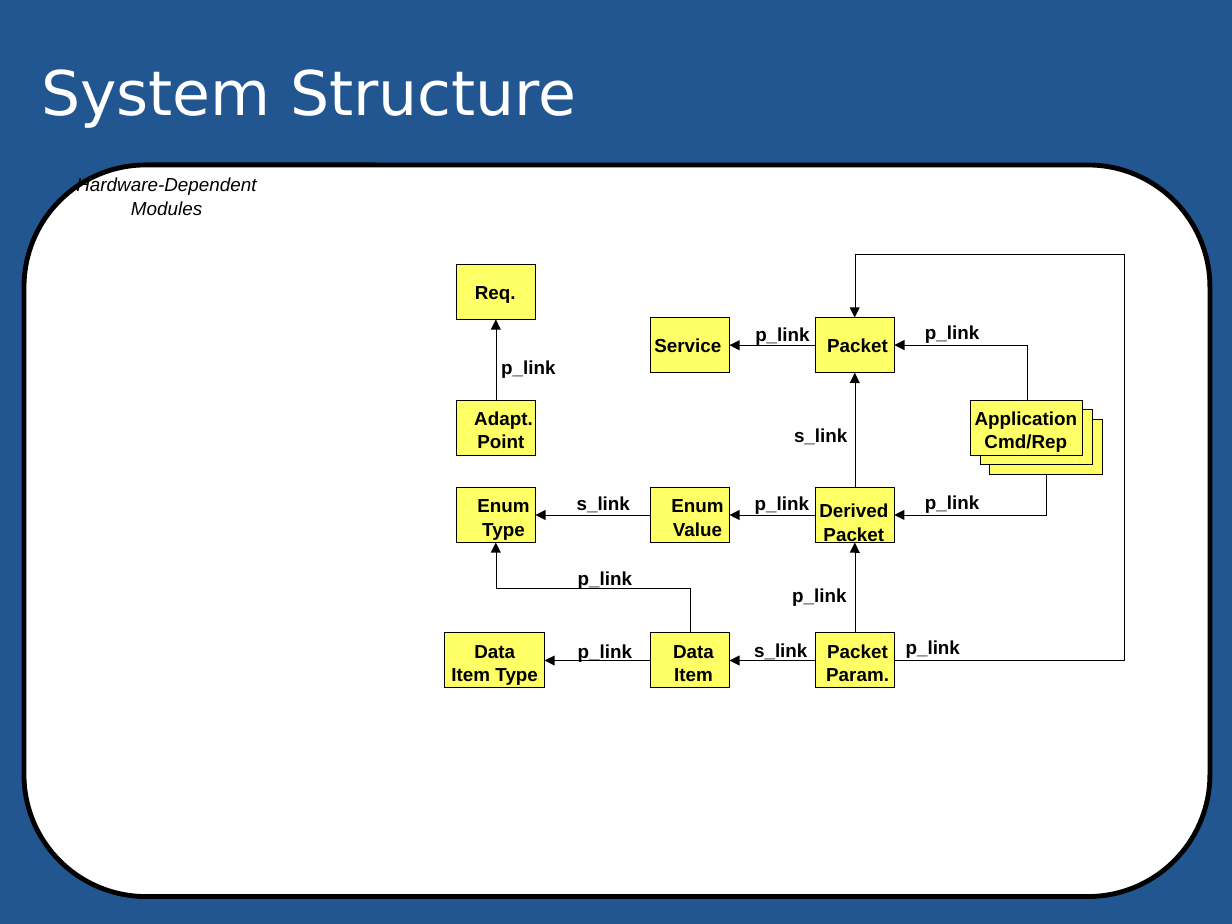
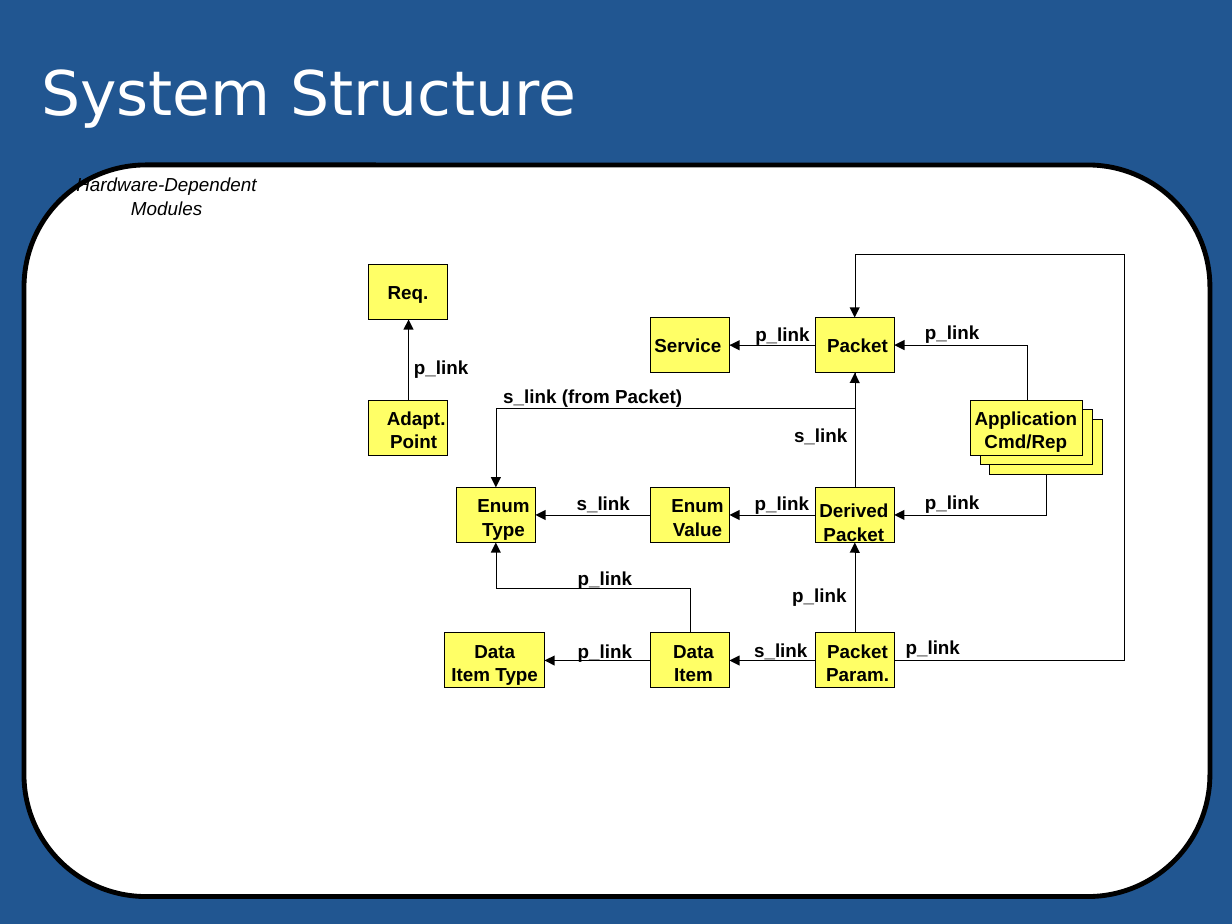
Before and after one commit to pnp-software/cordetfw_editor, a slide deck: slide 5 of editor/static/odp/Figures.odp. Drawn at 1232x924 pixels with LibreOffice and Linux fonts; fonts in the diff are those of the drawing; background and template pictures are left out. Boxes give left, top, right and bottom in pixels: in the first picture for what was removed or moved away, otherwise in the second. Text is boxed around its words. In the diff, an @@ line names an element or a change of style, - is before the commit and + after.

Commit message:
Fixed various bugs; completed configs.json; imported derived packets

```diff
--- a/editor/static/odp/Figures.odp
+++ b/editor/static/odp/Figures.odp
@@ 3 texts, 2 rectangles, 1 elbow arrow moved together from (x1=456, y1=264, x2=555, y2=456) to (x1=370, y1=264, x2=468, y2=456) @@
@@ elbow arrow added from (855, 373) to (495, 488), #000000 0 pt @@
@@ text added at (x1=503, y1=389, x2=682, y2=407), 11 pt, text #000000, bold @@
+s_link (from Packet)
```
Also in this commit, not shown: 10 other files.
